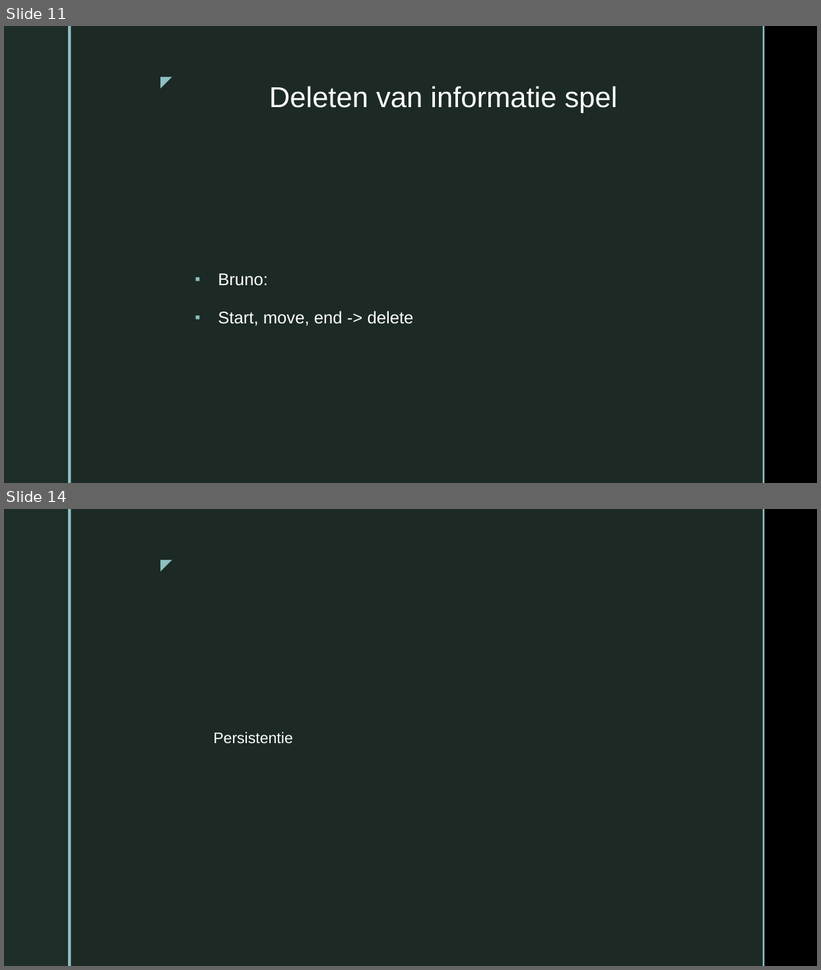
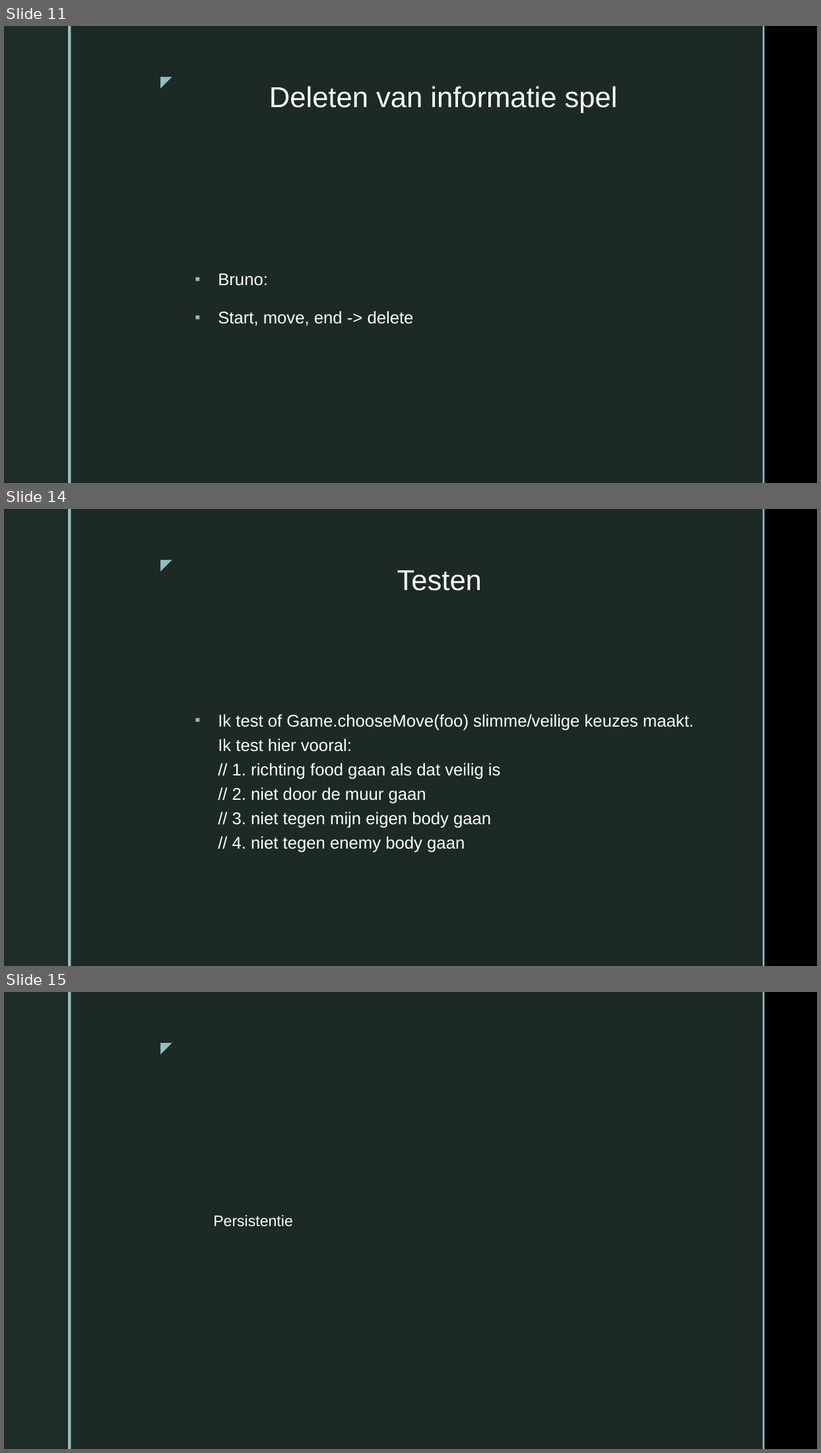
Before and after one commit to LeroyAndrade/BattleSnake, a slide deck: Presentatie1.pptx. Shown one above the other, each under a label of ours: slides 11 and 14 before the commit, slides 11, 14 and 15 after it; the slides between them are not shown. The pictures are 821x970 and 821x1453 pixels, drawn with LibreOffice and Linux fonts; fonts in the diff are those of the drawing; background and template pictures are left out. Boxes give left, top, right and bottom in pixels: in the first picture for what was removed or moved away, otherwise in the second. Text is boxed around its words. In the diff, an @@ line names an element or a change of style, - is before the commit and + after.

```diff
--- a/Presentatie1.pptx
+++ b/Presentatie1.pptx
@@ slide 14 added at bbox=[4, 509, 817, 966], background picture (left out); not listed: 5 template elements that a slide beside it also shows @@
@@ title added at bbox=[397, 570, 482, 591], 34 pt, text #FFFFFF @@
+Testen
@@ text added at bbox=[218, 714, 694, 853], 20 pt, text #FFFFFF @@
+▪ Ik test of Game.chooseMove(foo) slimme/veilige keuzes maakt.
+  Ik test hier vooral:
+  // 1. richting food gaan als dat veilig is
+  // 2. niet door de muur gaan
+  // 3. niet tegen mijn eigen body gaan
+  // 4. niet tegen enemy body gaan
@@ what was slide 14 is now slide 15 @@
```
Also in this commit, not shown: 3 slides changed, 4 other slides added, 4 slides removed.
